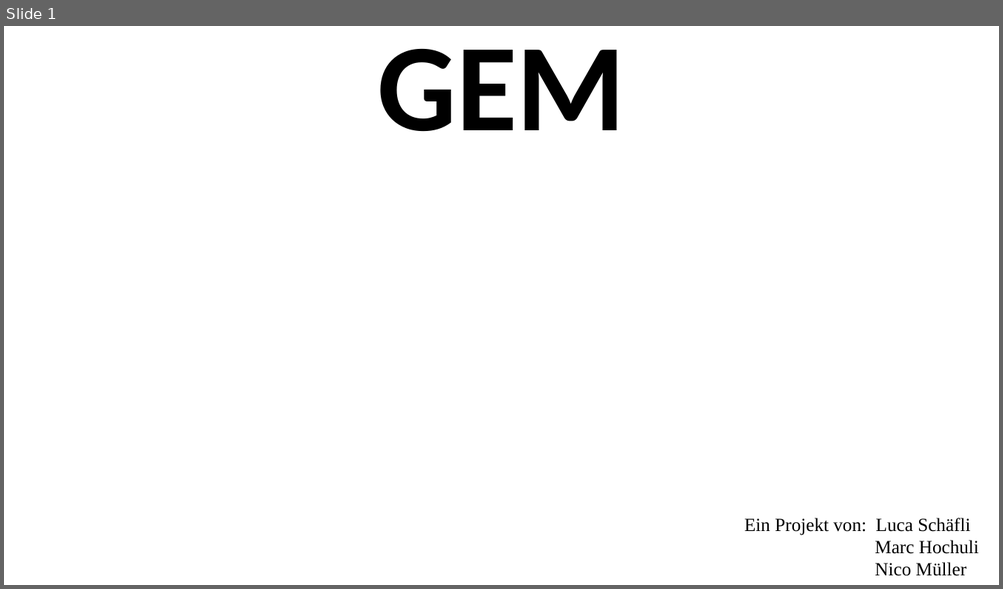
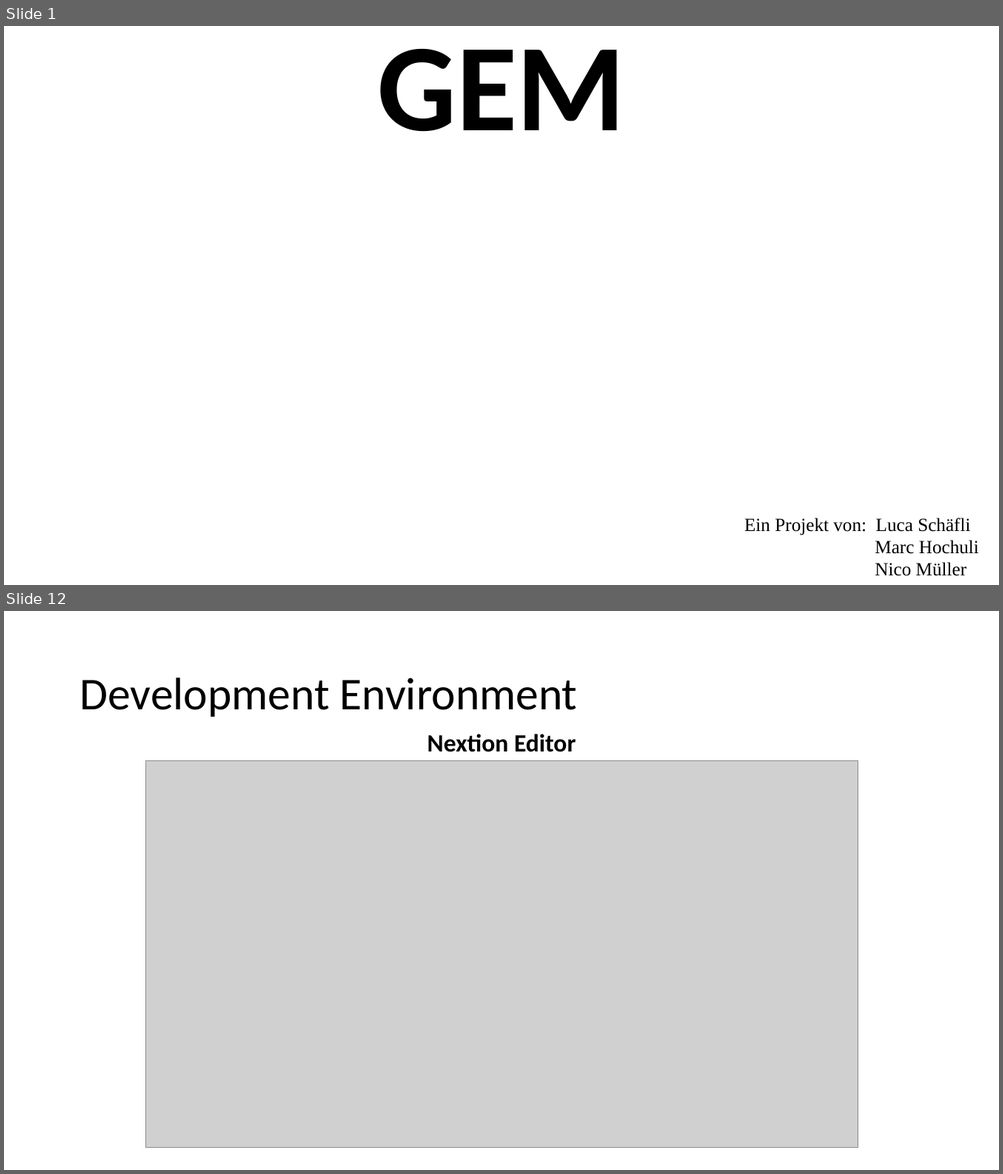
Before and after one commit to AkazeX/GEM, a slide deck: 999_Präsentation/PPP/GEM.pptx. Shown one above the other, each under a label of ours: slide 1 before the commit, slides 1 and 12 after it; the slides between them are not shown. The pictures are 1003x589 and 1003x1174 pixels, drawn with LibreOffice and Linux fonts; fonts in the diff are those of the drawing; grey boxes stand for pictures; background and template pictures are left out. Boxes give left, top, right and bottom in pixels: in the first picture for what was removed or moved away, otherwise in the second. Text is boxed around its words. In the diff, an @@ line names an element or a change of style, - is before the commit and + after.

```diff
--- a/999_Präsentation/PPP/GEM.pptx
+++ b/999_Präsentation/PPP/GEM.pptx
@@ slide 12 added at [4, 611, 999, 1170], background #FFFFFF @@
@@ title added at [80, 678, 578, 717], 44 pt, text #000000 @@
+Development Environment
@@ text added at [427, 734, 575, 752], 24 pt, text #000000, bold @@
+Nextion Editor
@@ picture added at [146, 761, 857, 1148] @@
```
Also in this commit, not shown: 13 other slides added, 21 other files.
